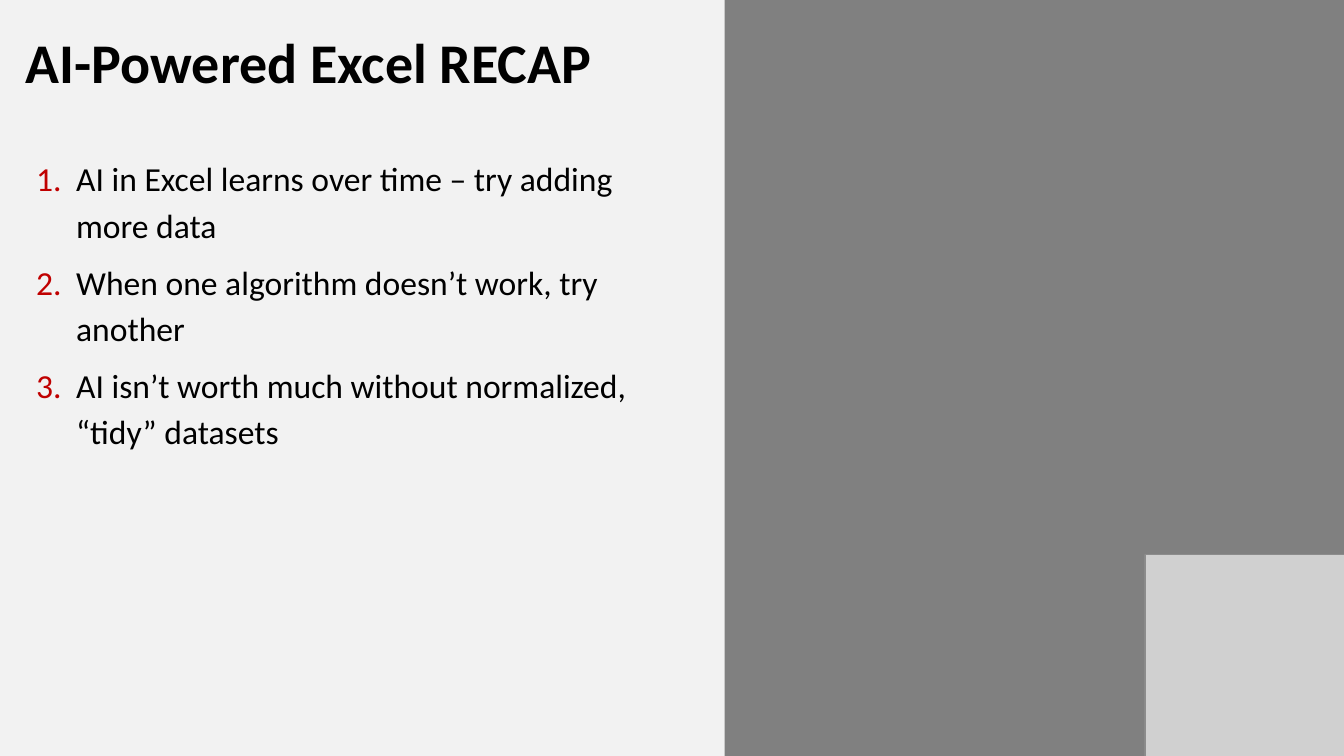
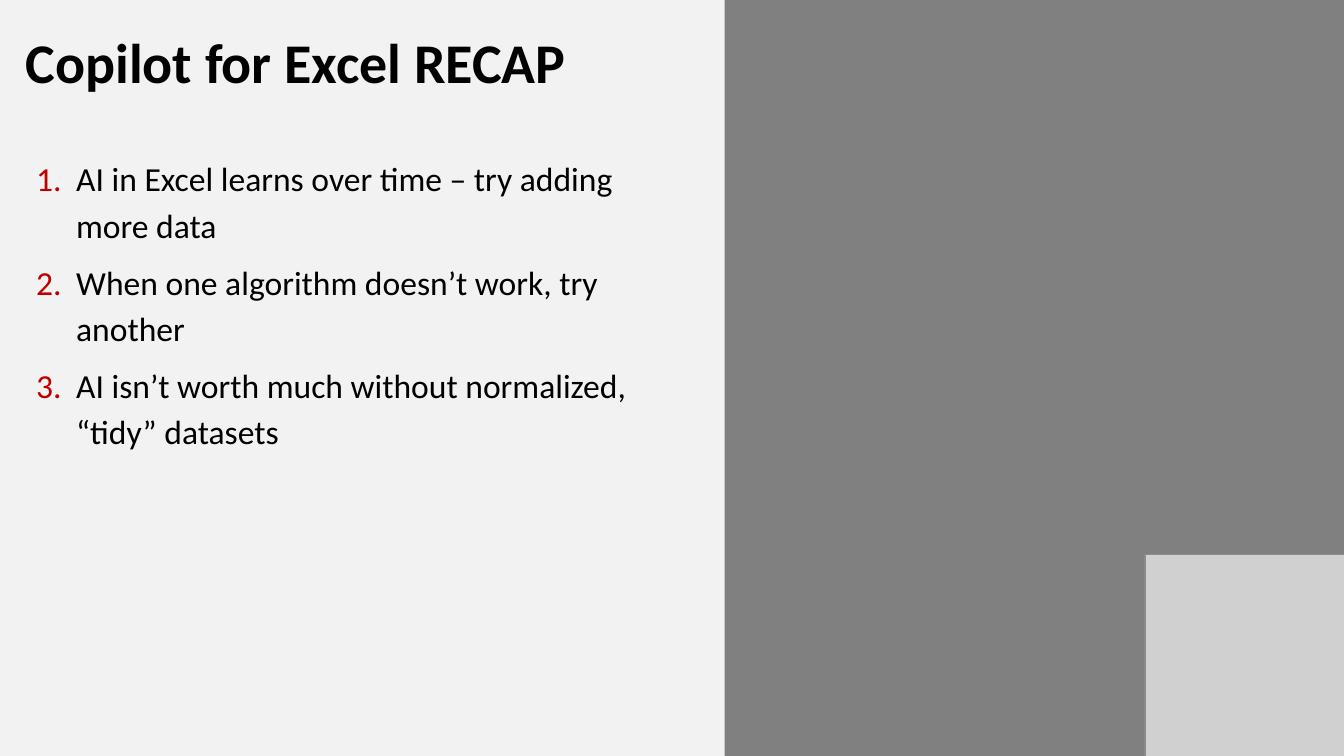
Before and after one commit to stringfestdata/xlgs-mc-2025, a slide deck: slide 18 of xlgs-analytics-2_0-slides.pptx. Drawn at 1344x756 pixels with LibreOffice and Linux fonts; fonts in the diff are those of the drawing; grey boxes stand for pictures. Boxes give left, top, right and bottom in pixels: in the first picture for what was removed or moved away, otherwise in the second. Text is boxed around its words. In the diff, an @@ line names an element or a change of style, - is before the commit and + after.

```diff
--- a/xlgs-analytics-2_0-slides.pptx
+++ b/xlgs-analytics-2_0-slides.pptx
@@ text at box(26, 43, 565, 92): text changed @@
-AI-Powered Excel RECAP
+Copilot for Excel RECAP
```
Also in this commit, not shown: 2 other slides changed.
